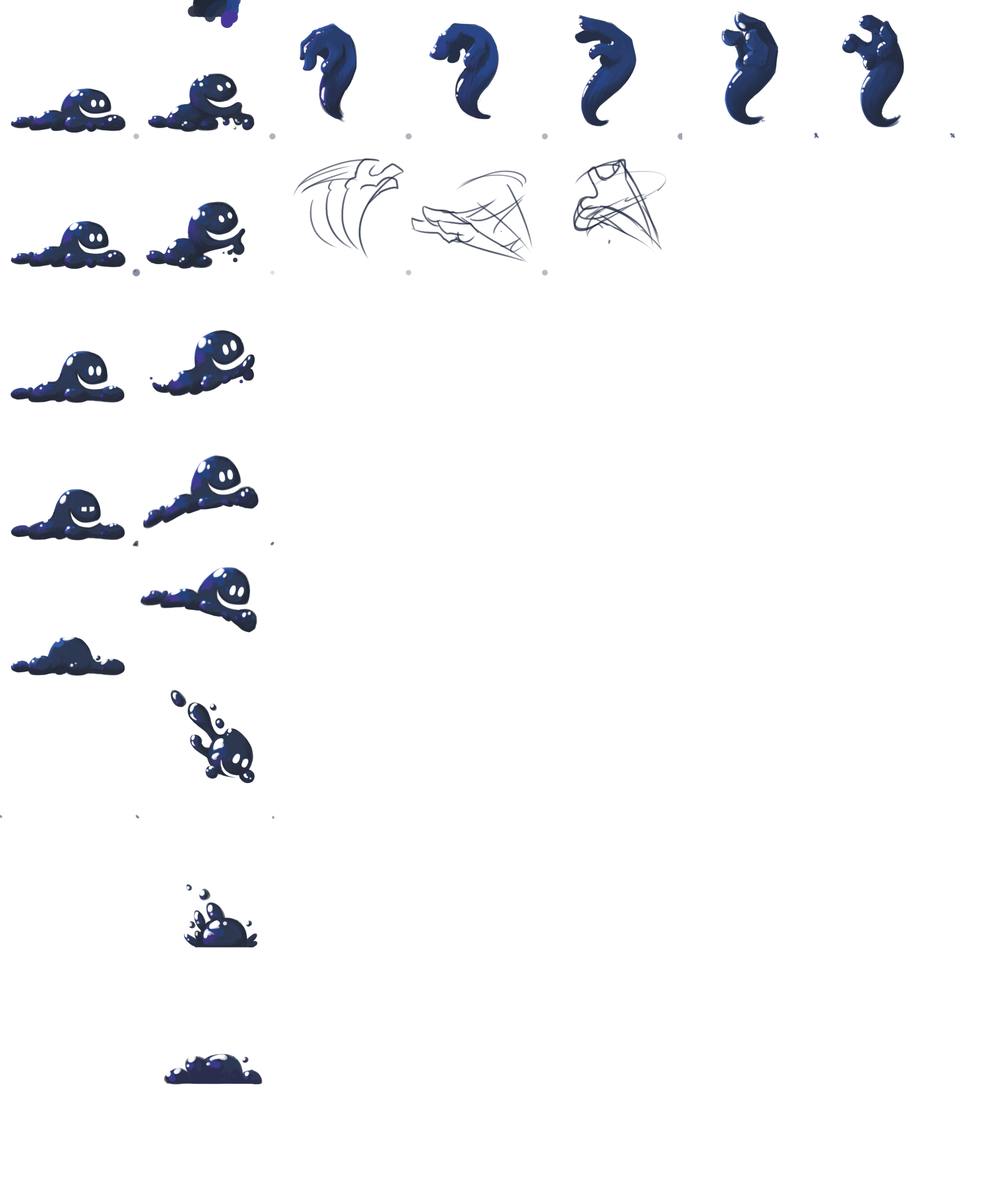
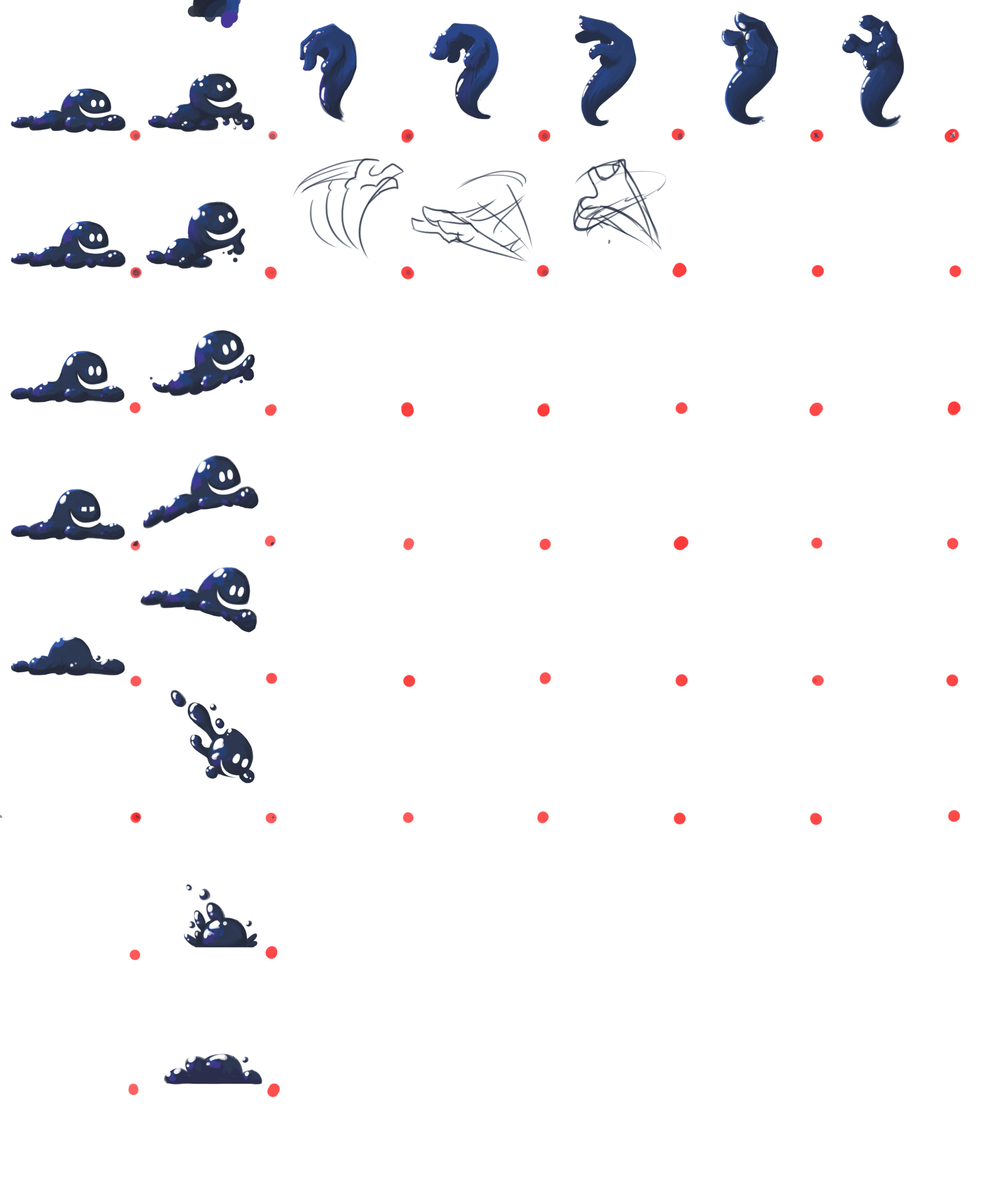
Layers edited between the first and the second 1001 x 1202 image:
painted on "Backdrop and Palette" over bbox(127, 128, 963, 1098)
